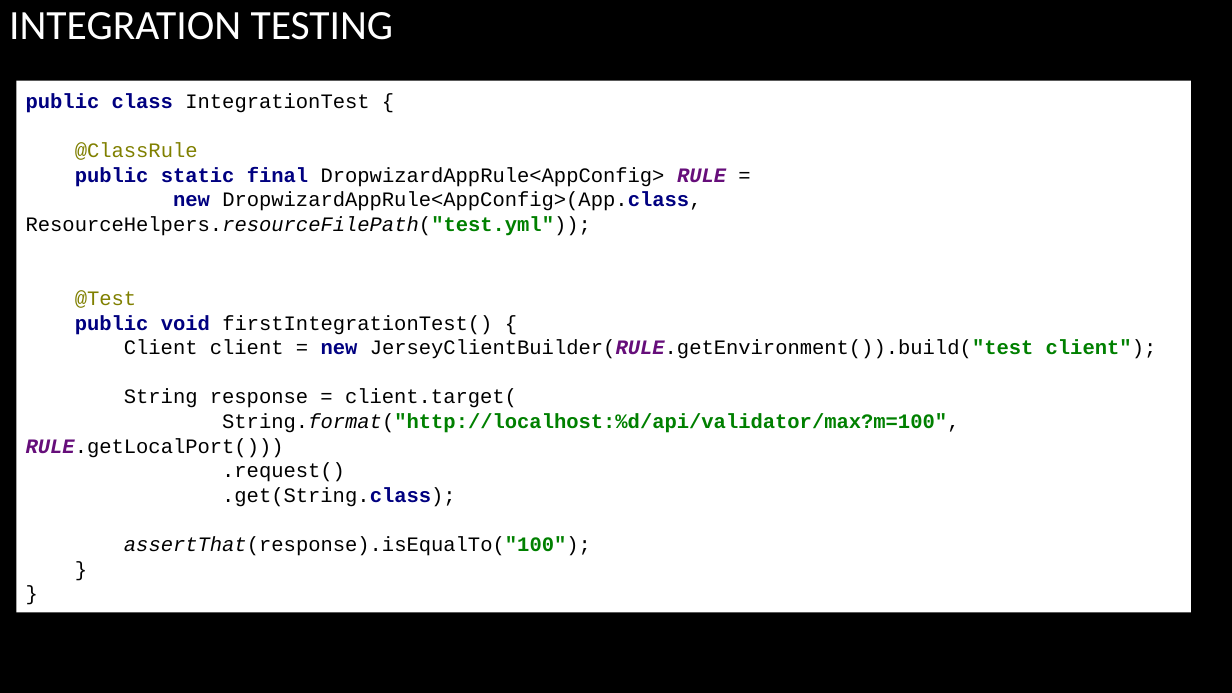
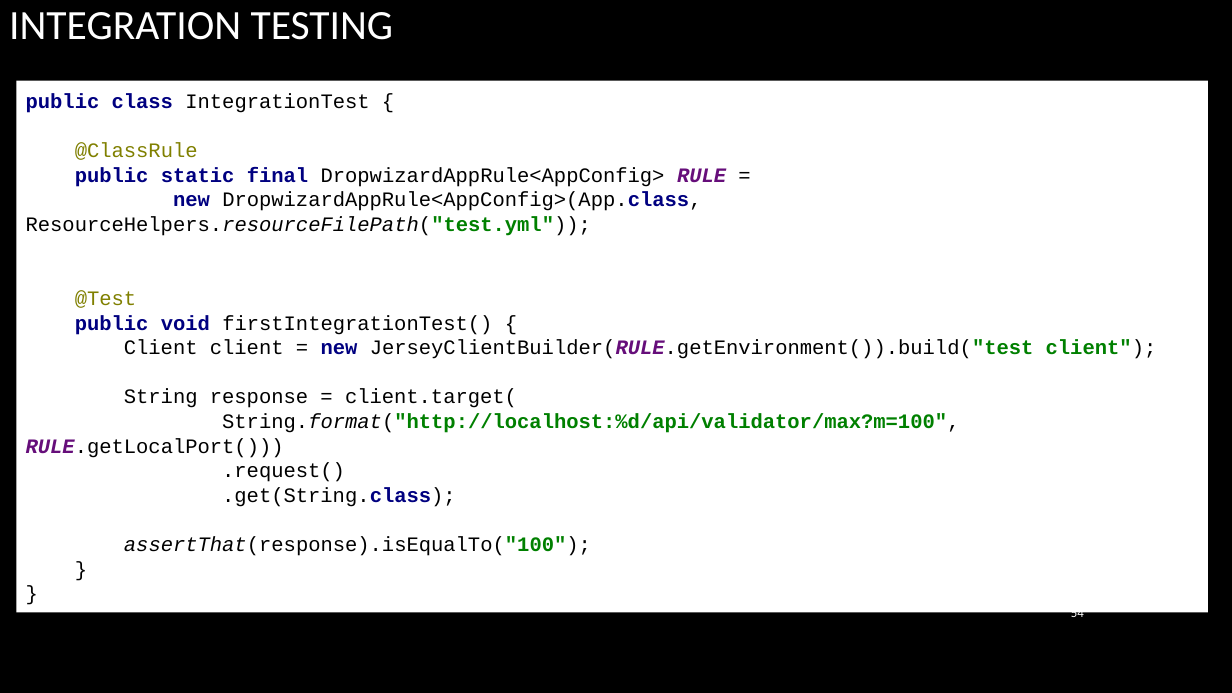
Before and after one commit to arenat/wiza_1, a slide deck: slide 54 of wiza.pptx (slide 52 before the commit). Drawn at 1232x693 pixels with LibreOffice and Linux fonts; fonts in the diff are those of the drawing; background and template pictures are left out. Boxes give left, top, right and bottom in pixels: in the first picture for what was removed or moved away, otherwise in the second. Text is boxed around its words. In the diff, an @@ line names an element or a change of style, - is before the commit and + after.

```diff
--- a/wiza.pptx
+++ b/wiza.pptx
@@ rectangle "public class IntegrationTest { @ClassRule ...": place and size @@
-rectangle "public class IntegrationTest { @ClassRule ..." at (17, 80, 1191, 613)
+rectangle "public class IntegrationTest { @ClassRule ..." at (17, 80, 1209, 613)
@@ page number added at (1071, 606, 1084, 621), 10 pt, text #FFFFFF @@
+54
```
Also in this commit, not shown: 55 other slides changed, 3 slides added, 1 other file.
